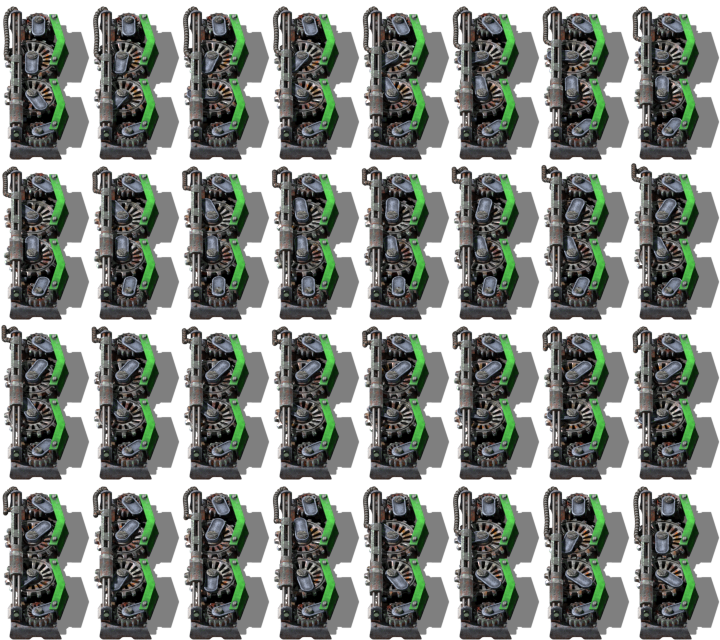
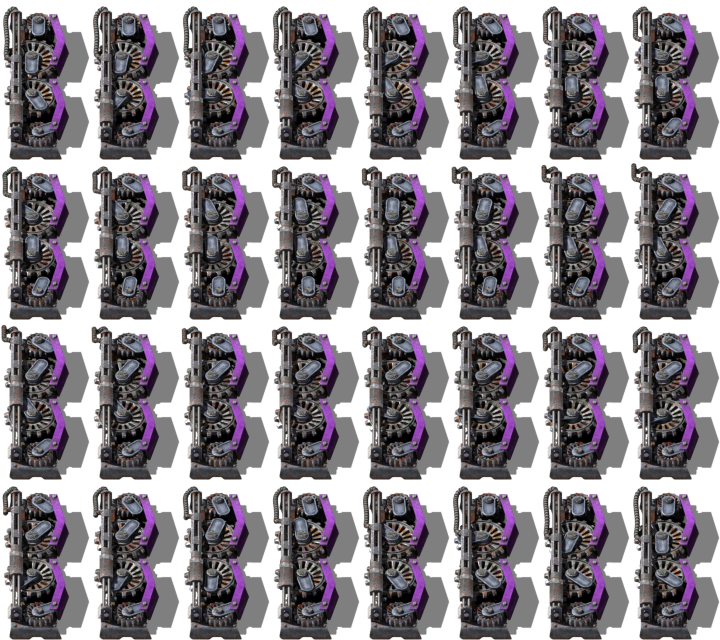
Two versions of the same layered image (720x640). Layer-by-layer changes:
added layer "tier 6" above "tier 5" over [4, 10, 699, 637]
hid "tier 4" over [4, 10, 699, 637]
